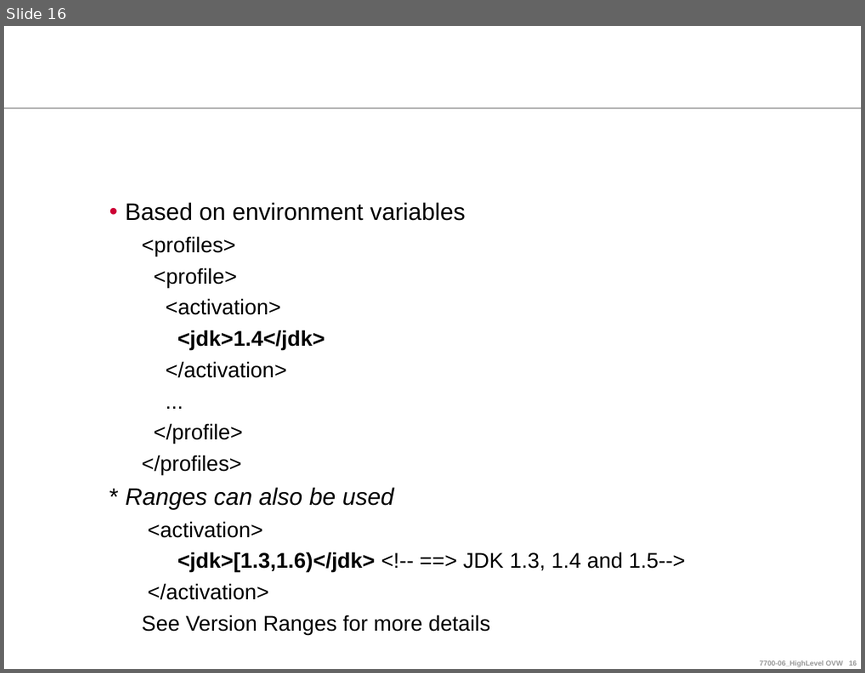
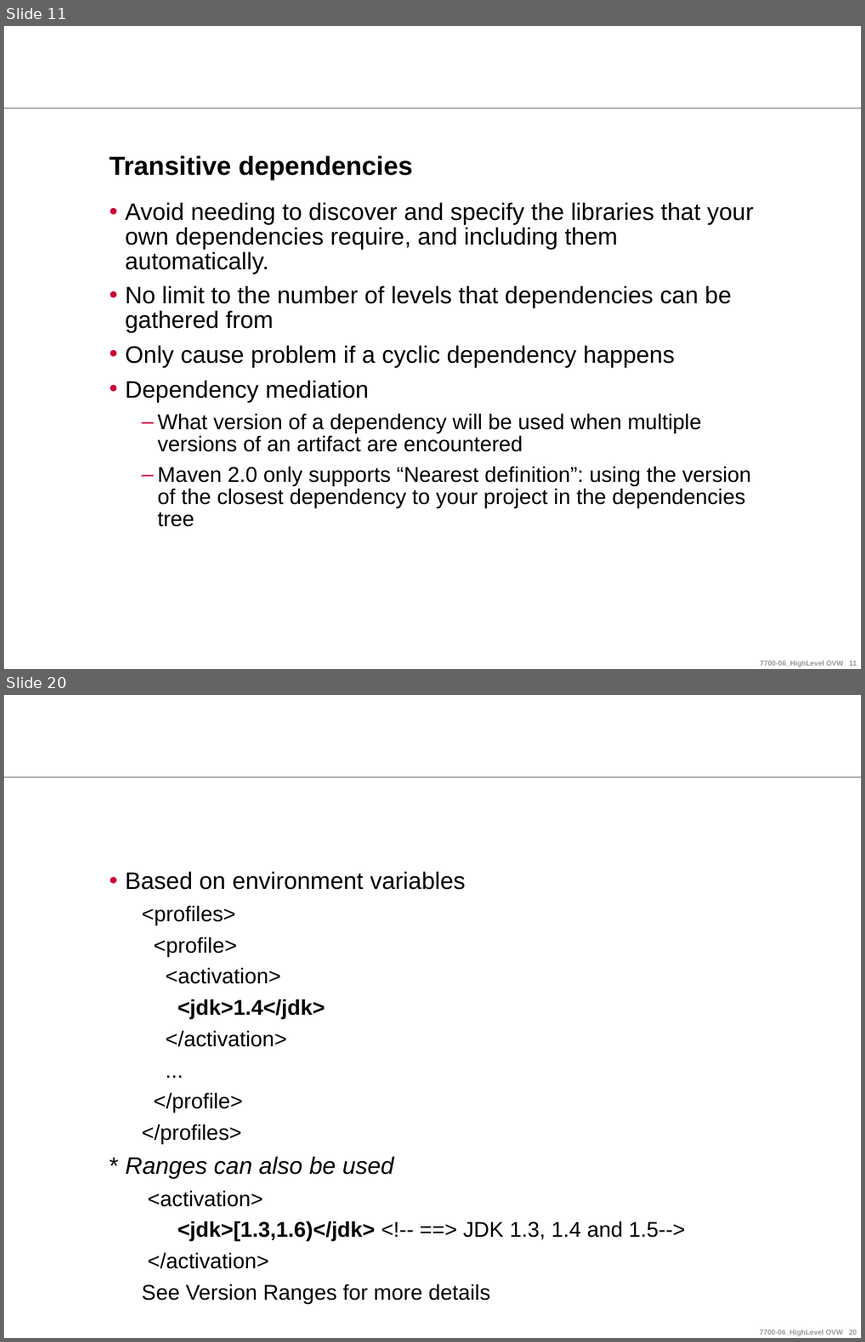
Before and after one commit to ndlongit/longnd-data, a slide deck: Document/Tutorial/[Presentation] Maven.ppt. Shown one above the other, each under a label of ours: slide 16 before the commit, slides 11 and 20 after it; the slides between them are not shown. The pictures are 865x673 and 865x1342 pixels, drawn with LibreOffice and Linux fonts; fonts in the diff are those of the drawing; background and template pictures are left out. Boxes give left, top, right and bottom in pixels: in the first picture for what was removed or moved away, otherwise in the second. Text is boxed around its words. In the diff, an @@ line names an element or a change of style, - is before the commit and + after.

```diff
--- a/Document/Tutorial/[Presentation] Maven.ppt
+++ b/Document/Tutorial/[Presentation] Maven.ppt
@@ slide 11 added at (x1=4, y1=26, x2=861, y2=669), background #FFFFFF; not listed: 2 template elements that a slide beside it also shows @@
@@ title added at (x1=109, y1=155, x2=413, y2=180), 22 pt, text #000000, bold @@
+Transitive dependencies
@@ text added at (x1=125, y1=202, x2=754, y2=527), 20 pt, text #000000 @@
+• Avoid needing to discover and specify the libraries that your own dependencies require, and including them automatically.
+• No limit to the number of levels that dependencies can be gathered from
+• Only cause problem if a cyclic dependency happens
+• Dependency mediation
+  – What version of a dependency will be used when multiple versions of an artifact are encountered
+  – Maven 2.0 only supports “Nearest definition”: using the version of the closest dependency to your project in the dependencies tree
@@ what was slide 16 is now slide 20 @@
```
Also in this commit, not shown: 12 slides changed, 10 other slides added, 7 slides removed, 1 other file.
